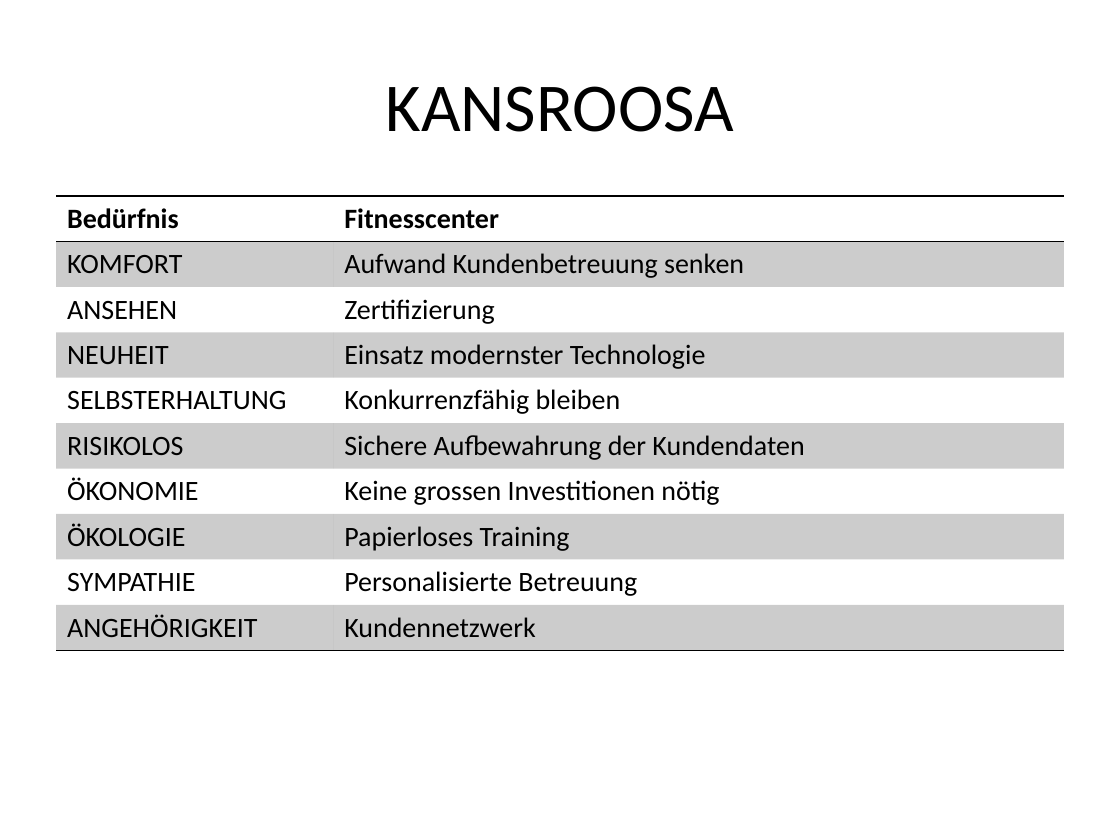
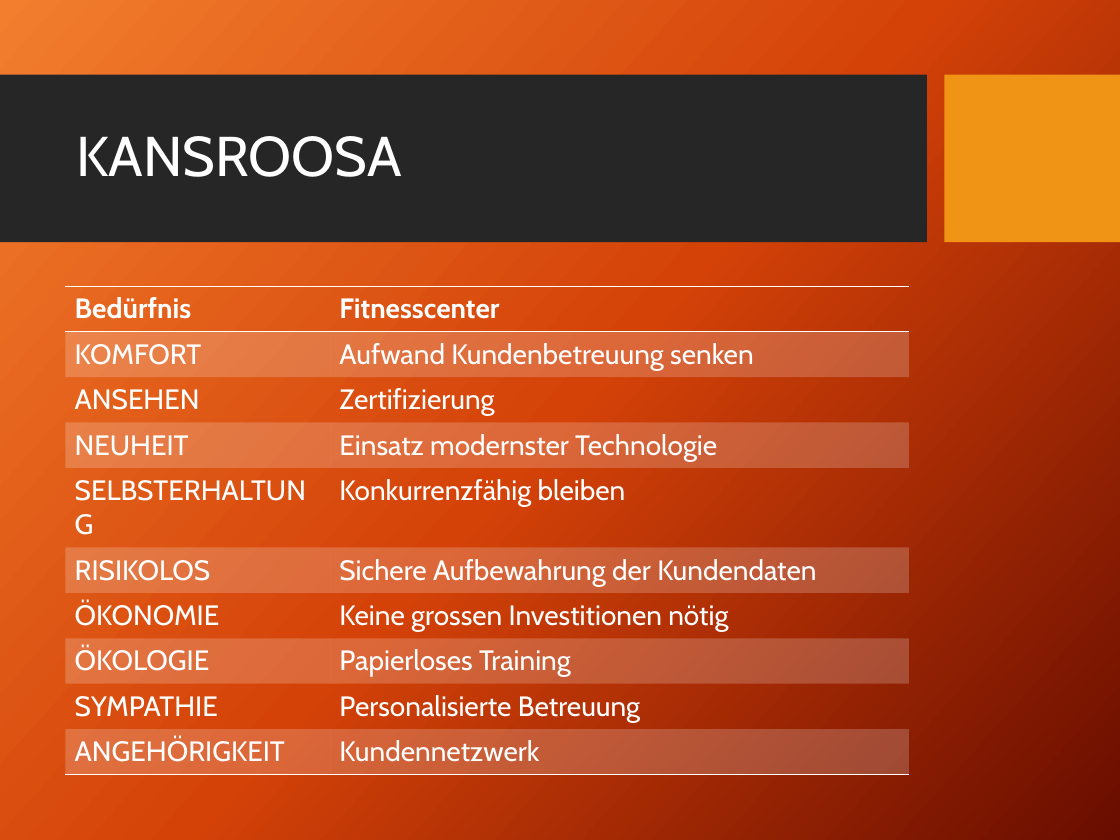
Before and after one commit to michiwieland/businessplan, a slide deck: slide 5 of presentation/BuPl_concept-presentation-GitFit.pptx. Drawn at 1120x840 pixels with LibreOffice and Linux fonts; fonts in the diff are those of the drawing; background and template pictures are left out. Boxes give left, top, right and bottom in pixels: in the first picture for what was removed or moved away, otherwise in the second. Text is boxed around its words. In the diff, an @@ line names an element or a change of style, - is before the commit and + after.

Commit message:
presentation: layout updated, transparent image background

```diff
--- a/presentation/BuPl_concept-presentation-GitFit.pptx
+++ b/presentation/BuPl_concept-presentation-GitFit.pptx
@@ background #FFFFFF to picture (left out) @@
@@ rectangle added at <box>0,75,927,243</box>, fill #262626 @@
@@ rectangle added at <box>944,75,1120,243</box>, fill #F09415 @@
@@ title "KANSROOSA": place and size @@
-title "KANSROOSA" at <box>386,86,734,132</box>
+title "KANSROOSA" at <box>76,136,402,177</box>
@@ title "KANSROOSA" at <box>76,136,402,177</box>: size 44 to 36 pt, font Calibri to Cabin, text colour #000000 to #FFFFFF; alignment centre to left; line spacing 1 to 0.9 @@
@@ table at <box>65,287,908,766</box> @@
@@ fill #000000 at 20% opacity to #FFFFFF at 20% opacity in 10 cells @@
@@ font Calibri to Cabin, text colour #000000 to #FFFFFF @@
@@ borders changed @@
@@ table: place and size @@
-table at <box>56,196,1064,651</box>
+table at <box>65,287,908,766</box>
```
Also in this commit, not shown: 9 other slides changed, 5 other files.
